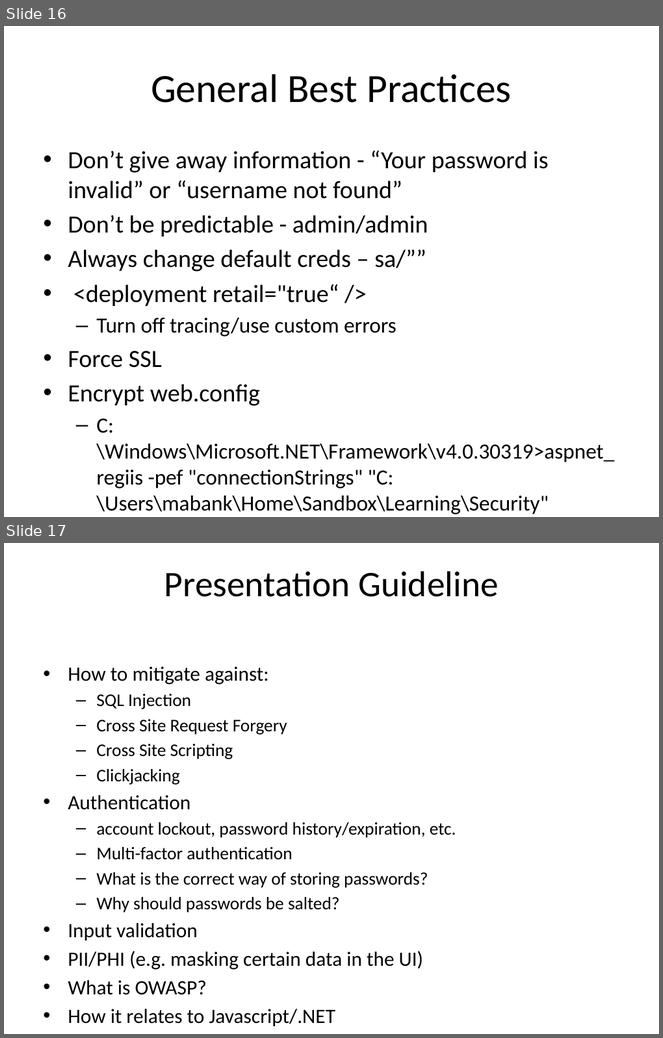
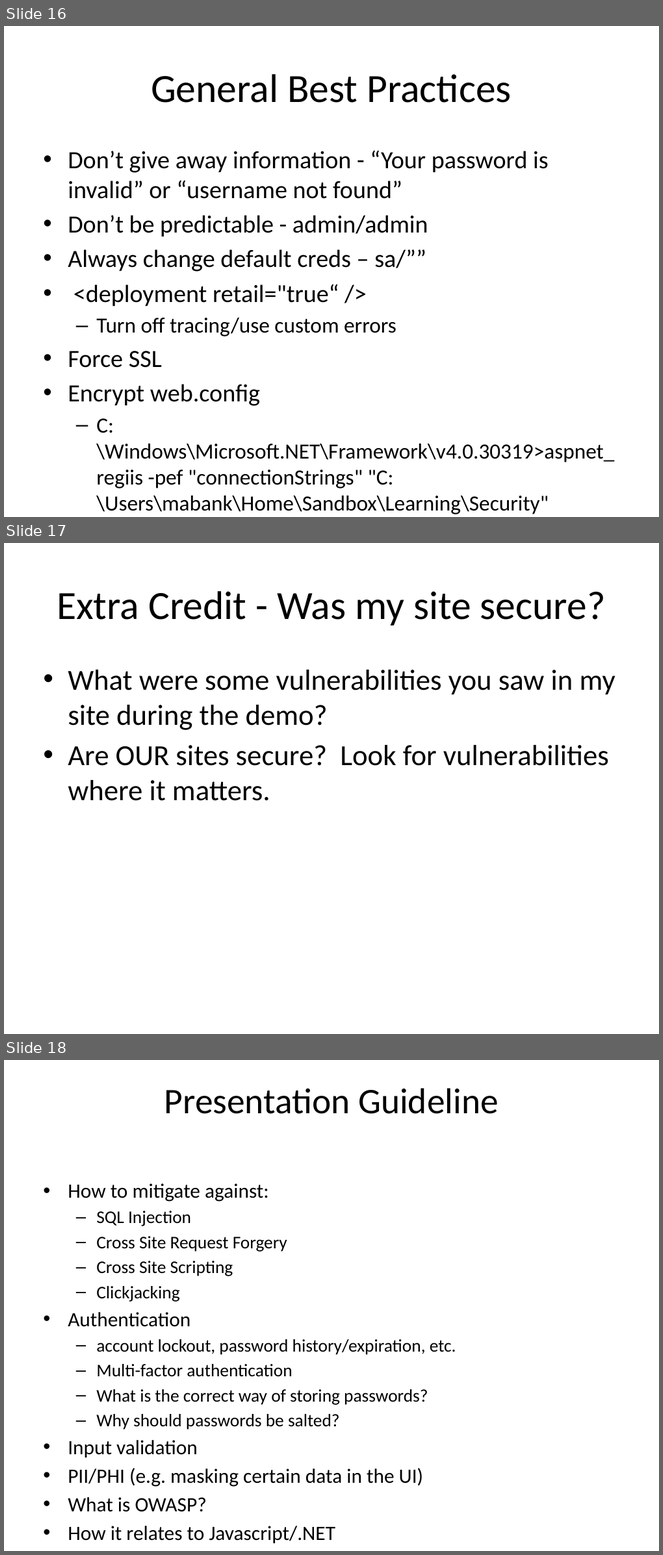
Before and after one commit to casmos1/Learning, a slide deck: Security/Content/Documents/Security.pptx. Shown one above the other, each under a label of ours: slides 16 and 17 before the commit, slides 16, 17 and 18 after it. The pictures are 663x1038 and 663x1555 pixels, drawn with LibreOffice and Linux fonts; fonts in the diff are those of the drawing. Boxes give left, top, right and bottom in pixels: in the first picture for what was removed or moved away, otherwise in the second. Text is boxed around its words. In the diff, an @@ line names an element or a change of style, - is before the commit and + after.

```diff
--- a/Security/Content/Documents/Security.pptx
+++ b/Security/Content/Documents/Security.pptx
@@ slide 17 added at (4,543,659,1034), background #FFFFFF @@
@@ title added at (57,591,606,626), 44 pt, text #000000 @@
+Extra Credit - Was my site secure?
@@ text added at (68,670,616,801), 32 pt, text #000000 @@
+• What were some vulnerabilities you saw in my site during the demo?
+• Are OUR sites secure? Look for vulnerabilities where it matters.
@@ what was slide 17 is now slide 18 @@
```
Also in this commit, not shown: 1 slide changed, 1 other file.
